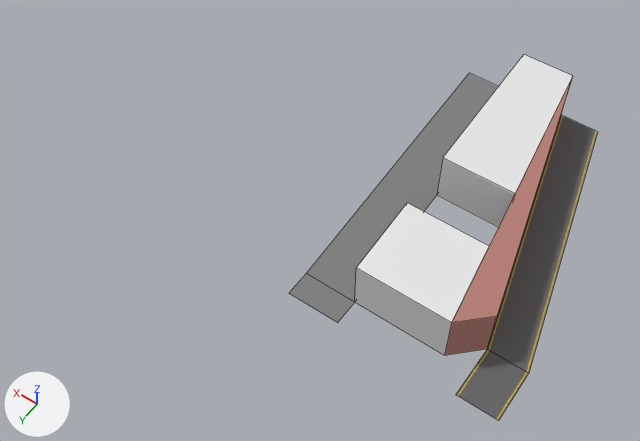
Renders of the Blender file assets/models/chunks/lebis.blend from each side of a commit.
Both versions are drawn from a camera (50 mm lens) standing at (-12.9, 51.5, 100.7) and looking at (34.0, -14.3, -2.6). The axes (+X, +Y, +Z) are drawn at lower left. The lights are the same throughout. The first picture is the older version. Mesh edges are drawn as thin lines.

In view in the first picture: 'Cantareros', 'Casino', 'Lawyers', 'Mesones'.
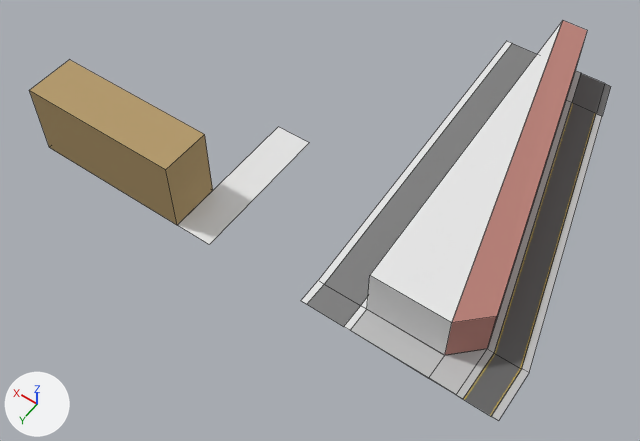
Where the newer file only moved an object's origin or applied its transform, the numbers keep the older frame.

Changed parts and their boxes [x1, y1, x2, y2] in the pictures (640 x 441 px; the box of a moved part takes in the faces that stretch with it):
'Lawyers', reshaped, moved (11% narrower, 11% taller)
    before: [355, 54, 573, 355]
    after: [367, 22, 562, 355]
'Mesones', surface changed, reshaped (lighter, 85% wider, 15% taller)
    before: [456, 115, 597, 421]
    after: [350, 70, 611, 421]
'Monastery', added (brown)
    after: [29, 60, 213, 225]
'Cantareros', reshaped, moved (13% wider, 16% taller)
    before: [289, 73, 498, 323]
    after: [301, 41, 537, 330]
'Casino', reshaped (12% wider, 21% taller)
    before: [445, 79, 572, 355]
    after: [445, 21, 587, 355]
'Agustin', added
    after: [178, 127, 309, 245]
part 2 of me_cube, moved or reshaped
    before: [453, 79, 572, 342]
    after: [452, 21, 587, 342]
part 4 of me_cube_001, rebuilt (43% wider, 92% taller)
    before: [437, 54, 573, 227]
    after: [367, 22, 562, 355]
part 5 of me_cube_001, deleted
    before: [355, 203, 489, 355]

The change, as a diff of the scene's bpy script:
```diff
--- a/assets/models/chunks/lebis.blend.py
+++ b/assets/models/chunks/lebis.blend.py
@@ mat_material_002 @@
 mat_material_002 = principled_material('Material.002')
-mat_material_002.texture = img_road_vertical_yellow_png
+mat_material_002.base_color = (0.8, 0.8, 0.8)  # white #e7e7e7
 mat_material_002.roughness = 1.0
@@ me_plane @@
 # used by ob_mesones; location = (0.0, 0.0, 0.0); scale = (2.0, 1.0, 1.0)
-me_plane.from_pydata(...)  # 6 vertices, 2 faces; spans x -1.5..6.5, y -48.0..0.0, z 0.0..4.0
-me_plane.materials.append(mat_material_002)  # picture img_road_vertical_yellow_png
+me_plane.from_pydata(...)  # 36 vertices, 21 faces; spans x -1.5..9.5, y -56.0..0.0, z 0.0..6.1
+# me_plane part 1
+# 4 vertices are removed from x -1.5..6.5, y -48.0..-8.0, z 0.0..4.0
+# 2 faces are deleted
+# 34 vertices are added at x -1.5..9.5, y -56.0..0.0, z 0.0..6.1
+# 2 new faces join them, mat_grey (dark grey #666666)
+# 17 new faces join them, mat_sidewalk (light grey #bfbfbf)
+# 2 new faces join them, mat_yellow (picture img_road_vertical_yellow_png)
+me_plane.materials.append(mat_sidewalk)  # light grey #bfbfbf
+me_plane.materials.append(mat_yellow)  # picture img_road_vertical_yellow_png
+me_plane.materials.append(mat_grey)  # dark grey #666666
@@ me_cube @@
 # verts and faces of me_cube; kept vertices keep their numbers, new ones are numbered from 6
-me_cube.from_pydata(...)  # 6 vertices, 3 faces; spans x -6.0..4.0, y -44.0..0.0, z 0.0..12.0
+me_cube.from_pydata(...)  # 8 vertices, 4 faces; spans x -6.0..10.0, y -52.0..0.0, z 0.0..14.0
+# me_cube part 2
+delete_vertices([0, 1])  # with the faces that use them
+verts[6] = (6.0, -52.0, 14.0)  # pixel (587, 30)
+verts[7] = (6.0, -52.0, 6.0)  # pixel (575, 70)
+verts[8] = (10.0, -52.0, 6.0)
+verts[9] = (10.0, -52.0, 14.0)  # pixel (562, 20)
+faces += [(2, 7, 6, 3), (6, 7, 8, 9), (3, 6, 9, 5)]
 me_cube.materials.append(mat_material)
@@ me_cube_001 @@
-me_cube_001.from_pydata(...)  # 16 vertices, 8 faces; spans x -10.0..4.0, y -44.0..0.0, z -1.0..11.0
+me_cube_001.from_pydata(...)  # 6 vertices, 3 faces; spans x -7.0..5.0, y -52.0..0.0, z -1.0..13.0
+# me_cube_001 part 4: the loose piece of 8 vertices spanning x -7.1..4.0, y -44.0..-21.0, z 0.9..11.0 is rebuilt with 6 vertices and now spans x -7.0..5.0, y -52.0..0.0, z -1.0..13.0, in mat_material_002 (white #e7e7e7)
+# me_cube_001 part 5: the loose piece of 8 vertices spanning x -10.0..4.0, y -12.0..0.0, z -1.0..8.1 is deleted
+me_cube_001.materials.append(mat_material_002)  # white #e7e7e7
@@ me_plane_002 @@
 # verts and faces of me_plane_002; kept vertices keep their numbers, new ones are numbered from 6
-me_plane_002.from_pydata(...)  # 6 vertices, 2 faces; spans x -4.0..4.0, y -48.0..0.0, z 0.0..4.0
+me_plane_002.from_pydata(...)  # 12 vertices, 6 faces; spans x -4.0..4.0, y -56.0..0.0, z 0.0..6.0
+# me_plane_002 part 3
+delete_faces([(2, 4, 5, 3), (0, 1, 5, 4)])
+verts[0] = (-4.0, -56.0, 6.0)  # moved
+verts[1] = (4.0, -56.0, 6.0)  # moved, pixel (506, 40)
+for new, old in zip([6, 7, 8], [1, 3, 5]): verts[new] = verts[old] + (-1.0, 0.0, 0.0)
+for new, old in zip([9, 10, 11], [0, 2, 4]): verts[new] = verts[old] + (1.0, 0.0, 0.0)
+faces += [(3, 7, 8, 5), (1, 5, 8, 6), (2, 4, 11, 10), (0, 9, 11, 4)]  # mat_material_003 (white #e7e7e7)
+faces += [(6, 8, 11, 9), (7, 10, 11, 8)]  # mat_material_001 (grey #808080)
 me_plane_002.materials.append(mat_material_001)
+me_plane_002.materials.append(mat_material_003)  # white #e7e7e7
@@ me_plane_003 @@
+me_plane_003.from_pydata([(-1.75, 2.0, 0.0), (-1.75, 0.0, 0.0), (-1.75, 2.0, 3.0), (-1.75, 0.0, 3.0), (4.75, 0.0, 0.0), (4.75, 2.0, 0.0), (4.75, 0.0, 3.0), (4.75, 2.0, 3.0)], [], [(7, 5, 0, 2), (4, 6, 3, 1), (0, 1, 3, 2), (7, 2, 3, 6), (4, 5, 7, 6)])
+me_plane_003.materials.append(mat_sandstone)  # brown #b49a6b
@@ me_plane_001 @@
+me_plane_001.from_pydata([(-3.0, -24.0, 0.0), (3.0, -24.0, 0.0), (-3.0, 0.0, 0.0), (3.0, 0.0, 0.0)], [], [(0, 1, 3, 2)])
@@ ob_lawyers @@
 ob_lawyers = bpy.data.objects.new('Lawyers', me_cube_001)
-ob_lawyers.location = (17.0, -4.0, 1.0)
+ob_lawyers.location = (14.0, -4.0, 1.0)
@@ ob_cantareros @@
 ob_cantareros = bpy.data.objects.new('Cantareros', me_plane_002)
-ob_cantareros.location = (25.0, 0.0, 0.0)
+ob_cantareros.location = (23.0, 0.0, 0.0)
@@ ob_monastery @@
+ob_monastery = bpy.data.objects.new('Monastery', me_plane_003)
+ob_monastery.location = (68.0, 0.0, 0.0)
+ob_monastery.rotation_euler = (0.0, 0.0, 3.142)  # degrees (0, 0, 180)
+ob_monastery.scale = (4.0, 4.0, 4.0)
@@ ob_agustin @@
+ob_agustin = bpy.data.objects.new('Agustin', me_plane_001)
+ob_agustin.location = (46.0, 0.0, 0.0)
```
